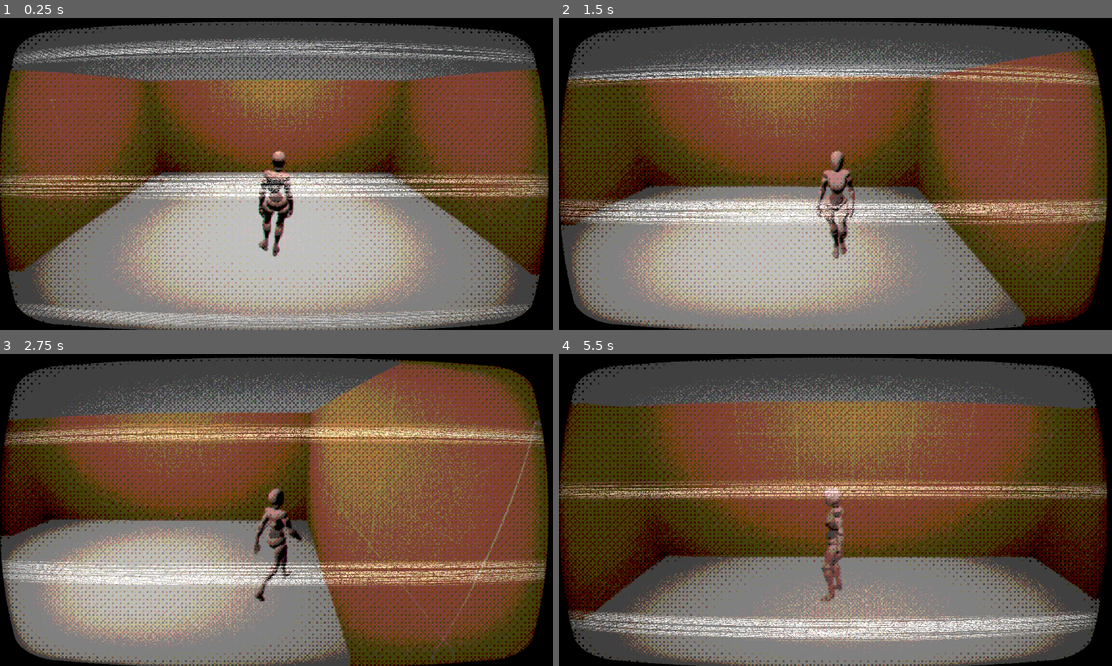
Above: before the commit, frames 1-4 (two rows, left to right).
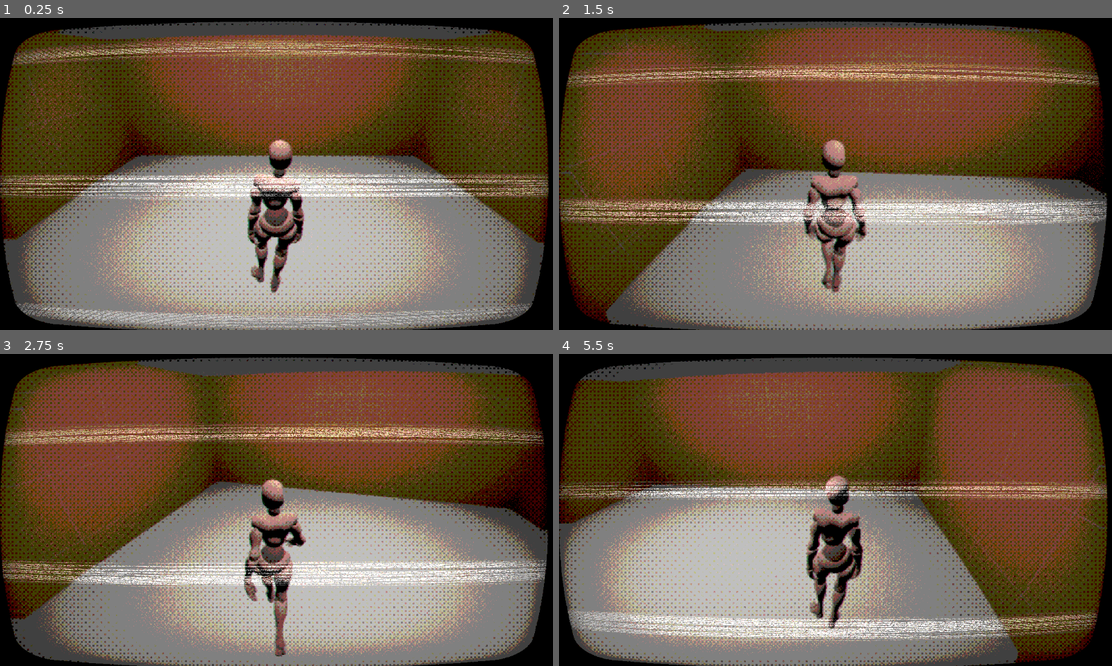
Above: after the commit, the same moments.

Repository: bengo501/Nightmare-Loop
Game: Godot game, scene res://scenes/world.tscn
The game is run twice, just before and just after one commit, with the same random seed, the same clock (stepped at 60 frames per second) and the same inputs.
Inputs (mouse positions are in pixels of both pictures, inside the frame that each line leads up to):
- Up to frame 1 (0.25 s): no input
- Up to frame 2 (1.5 s): tap Enter (ui_accept) at 0.5, 0.77 s; move the mouse to (957, 158) at 0.52 s; hold D (right) 0.53-1.28 s; hold W (foward) 0.53-1.28 s; click (957, 158) at 0.67 s; move the mouse to (724, 189) at 1.27 s; hold S (backward) from 1.28 s (still down); tap W (foward) at 1.35 s; click (724, 189) at 1.42 s
- Up to frame 3 (2.75 s): tap Enter (ui_accept) at 1.52 s; move the mouse to (331, 441) at 2.02 s; release S (backward) at 2.03 s; hold D (right) from 2.03 s (still down); hold W (foward) from 2.03 s (still down); click (331, 441) at 2.17 s
- Up to frame 4 (5.5 s): move the mouse to (807, 572) at 2.77 s; release W (foward) at 2.78 s; tap W (foward) at 2.85, 4.35 s; click (807, 572) at 2.92 s; tap Enter (ui_accept) at 3.02, 3.77, 4.52 s; move the mouse to (1001, 556) at 3.52 s; release D (right) at 3.53 s; hold W (foward) 3.53-4.28 s; hold A (left) 3.53-5.03 s; click (1001, 556) at 3.67 s; move the mouse to (669, 463) at 4.27 s; click (669, 463) at 4.42 s; move the mouse to (863, 510) at 5.02 s; hold S (backward) from 5.03 s (still down); hold W (foward) from 5.03 s (still down); click (863, 510) at 5.17 s

The runs differ from the first frame. In frame 1, 55% of the frame differs, in the area x 0-100%, y 3-100%; in frame 2, 77%; in frame 3, 78%, in the area x 0-100%, y 1-100%; in frame 4, 69%.

Commit message:
first person added

Diff:
--- a/project.godot
+++ b/project.godot
@@ -37,3 +37,8 @@
 "events": [Object(InputEventKey,"resource_local_to_scene":false,"resource_name":"","device":-1,"window_id":0,"alt_press …(192 unchanged characters)…
 ]
 }
+aim={
+"deadzone": 0.2,
+"events": [Object(InputEventMouseButton,"resource_local_to_scene":false,"resource_name":"","device":-1,"window_id":0,"alt_pressed":false,"shift_pressed":false,"ctrl_pressed":false,"meta_pressed":false,"button_mask":2,"position":Vector2(213, 16),"global_position":Vector2(222, 64),"factor":1.0,"button_index":2,"canceled":false,"pressed":true,"double_click":false,"script":null)
+]
+}
--- a/scenes/world.tscn
+++ b/scenes/world.tscn
@@ -110,20 +110,23 @@
 [node name="Player" parent="SubViewportContainer/SubViewport" instance=ExtResource("3_4wyf3")]
 transform = Transform3D(1, 0, 0, 0, 1, 0, 0, 0, 1, 0.1296, 0.466597, -0.0769463)
 
-[node name="Camera3D" type="Camera3D" parent="SubViewportContainer/SubViewport/Player"]
-transform = Transform3D(1, 0, 0, 0, 0.935401, 0.353589, 0, -0.353589, 0.935401, 0, 2.50551, 2.78)
+[node name="ThirdPersonCamera" type="Camera3D" parent="SubViewportContainer/SubViewport/Player"]
+transform = Transform3D(1, 0, 0, 0, 0.884043, 0.467405, 0, -0.467405, 0.884043, 0, 2.29753, 1.49414)
 visible = false
 
-[node name="PixelVigneteShader" type="MeshInstance3D" parent="SubViewportContainer/SubViewport/Player/Camera3D"]
+[node name="PixelVigneteShader" type="MeshInstance3D" parent="SubViewportContainer/SubViewport/Player/ThirdPersonCamera"]
 transform = Transform3D(1, 0, 0, 0, 0.935401, -0.353589, 0, 0.353589, 0.935401, -0.1296, 0.122702, -0.850524)
 visible = false
 mesh = SubResource("QuadMesh_qfnet")
 skeleton = NodePath("../../../../..")
 
-[node name="CrossHatchingShader" type="MeshInstance3D" parent="SubViewportContainer/SubViewport/Player/Camera3D"]
+[node name="CrossHatchingShader" type="MeshInstance3D" parent="SubViewportContainer/SubViewport/Player/ThirdPersonCamera"]
 transform = Transform3D(1, 0, 0, 0, 0.935401, -0.353589, 0, 0.353589, 0.935401, -0.1296, -1.82434, -3.57934)
 mesh = SubResource("QuadMesh_4mrxx")
 skeleton = NodePath("../../../../..")
+
+[node name="FirstPersonCamera" type="Camera3D" parent="SubViewportContainer/SubViewport/Player"]
+transform = Transform3D(1, 0, 0, 0, 1, 0, 0, 0, 1, 0.018385, 1.64292, -0.132919)
 
 [node name="CanvasLayer" type="CanvasLayer" parent="SubViewportContainer/SubViewport"]
 
--- a/scripts/player/player.gd
+++ b/scripts/player/player.gd
@@ -1,44 +1,68 @@
 extends CharacterBody3D
 
-
 const SPEED = 3.0
+const ROTATION_SPEED = 2.0  # Velocidade de rotação do personagem
 const JUMP_VELOCITY = 4.5
 
+@onready var third_person_camera = $ThirdPersonCamera
+@onready var first_person_camera = $FirstPersonCamera
 @onready var animation_player = $visuals/player/AnimationPlayer
 @onready var visuals = $visuals
 var walking = false
 
-
-
 func _physics_process(delta: float) -> void:
-	# Add the gravity.
+	# Adiciona gravidade
 	if not is_on_floor():
 		velocity += get_gravity() * delta
 
-	# Handle jump.
+	# Pular
 	if Input.is_action_just_pressed("ui_accept") and is_on_floor():
 		velocity.y = JUMP_VELOCITY
 
-	# Get the input direction and handle the movement/deceleration.
-	# As good practice, you should replace UI actions with custom gameplay actions.
-	var input_dir := Input.get_vector("left", "right", "foward", "backward")
-	var direction := (transform.basis * Vector3(input_dir.x, 0, input_dir.y)).normalized()
-	if direction:
-		velocity.x = direction.x * SPEED
-		velocity.z = direction.z * SPEED
+	# Controles Tank (Resident Evil clássico)
+	var rotate_direction = 0
+	var move_direction = 0
 
-		visuals.look_at(direction + position)
+	if Input.is_action_pressed("left"):  # Rotaciona para esquerda (A)
+		rotate_direction += 1
+	if Input.is_action_pressed("right"):  # Rotaciona para direita (D)
+		rotate_direction -= 1
+	if Input.is_action_pressed("foward"):  # Anda para frente (W)
+		move_direction += 1
+	if Input.is_action_pressed("backward"):  # Anda para trás (S)
+		move_direction -= 1
 
-		if !walking:
+	# Aplica a rotação do personagem
+	rotation.y += rotate_direction * ROTATION_SPEED * delta
+
+	# Movimenta na direção que está virado
+	var direction = -transform.basis.z * move_direction  # -Z é a frente do personagem
+	velocity.x = direction.x * SPEED
+	velocity.z = direction.z * SPEED
+
+	# Controle de animação
+	if move_direction != 0:
+		if not walking:
 			walking = true
 			animation_player.play("walk")
-
 	else:
-		velocity.x = move_toward(velocity.x, 0, SPEED)
-		velocity.z = move_toward(velocity.z, 0, SPEED)
-
 		if walking:
 			walking = false
 			animation_player.play("idle")
 
 	move_and_slide()
+
+func _input(event):
+	# Alterna entre câmeras com o botão direito do mouse
+	if event is InputEventMouseButton:
+		if event.button_index == MOUSE_BUTTON_RIGHT:
+			if event.pressed:
+				activate_first_person()
+			else:
+				activate_third_person()
+
+func activate_first_person():
+	first_person_camera.current = true  # Ativa a câmera de primeira pessoa
+
+func activate_third_person():
+	third_person_camera.current = true  # Volta para a câmera de terceira pessoa
